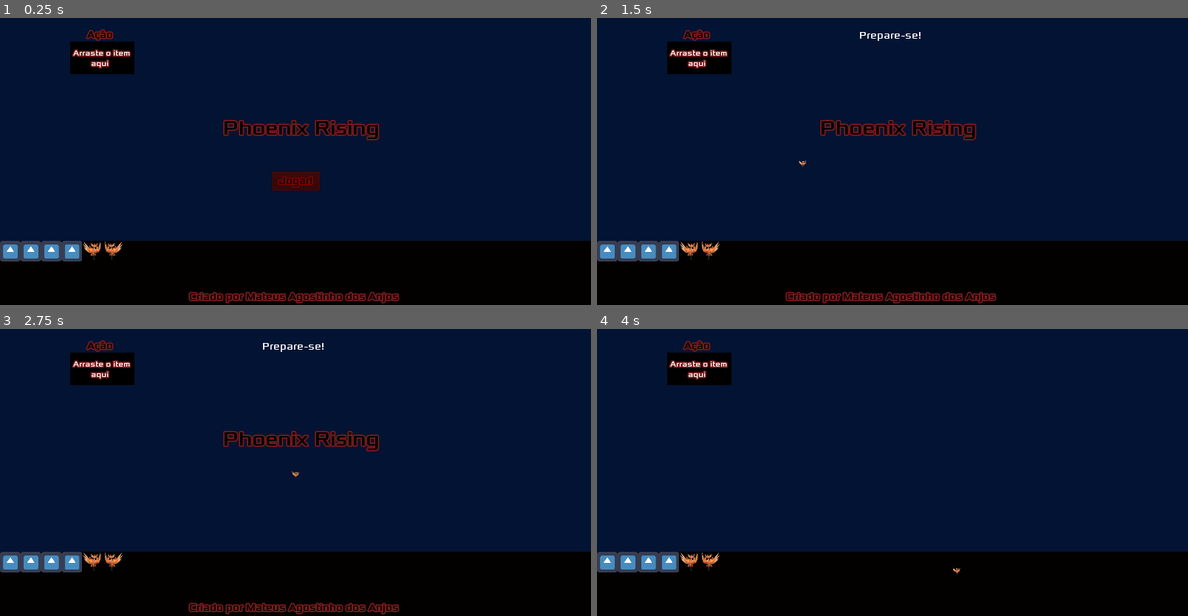
Above: before the commit, frames 1-4 (two rows, left to right).
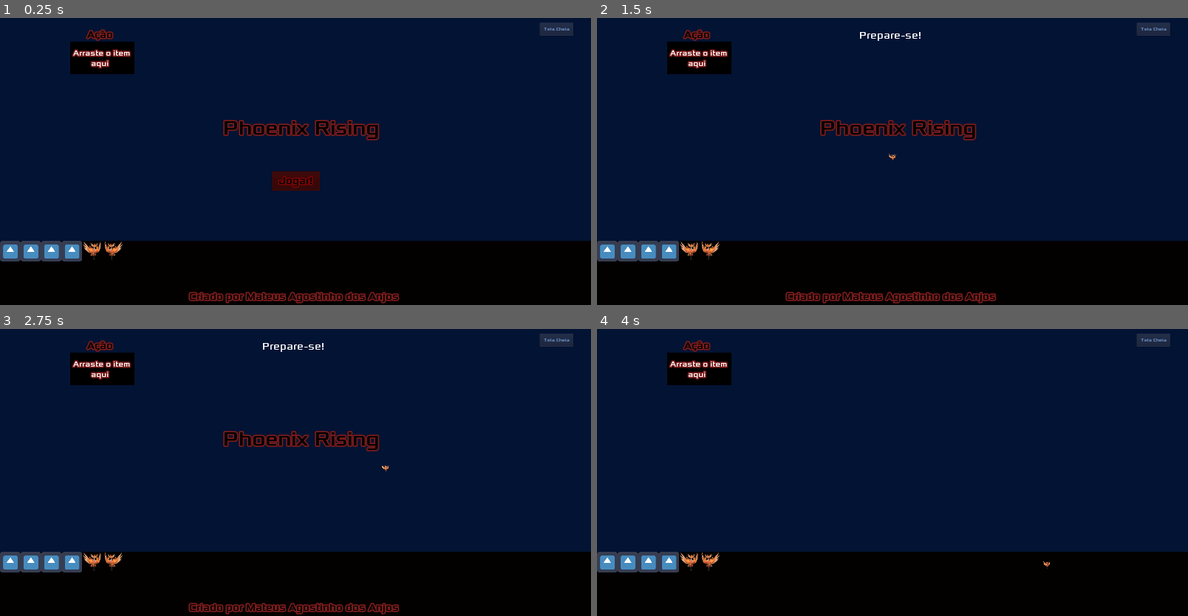
Above: after the commit, the same moments.

Repository: MateusdosAnjos/MAC0499
Game: Godot game, scene res://Main/Main.tscn
Two runs of this game, one before a commit and one after it. Both use one fixed random seed, a clock stepped at 60 frames per second and the inputs below. The project has no main scene, so this scene is started directly.
Inputs (mouse positions are in pixels of both pictures, inside the frame that each line leads up to):
- Up to frame 1 (0.25 s): no input
- Up to frame 2 (1.5 s): click (1152, 29) at 0.5 s, where only the run after the commit has a clickable "Tela Cheia"; click "Jogar!" at 1.25 s
- Up to frame 3 (2.75 s): tap Enter at 2 s; move the mouse to (425, 452) at 2.02 s; hold Right (ui_right) from 2.03 s (still down); click (425, 452) at 2.1 s
- Up to frame 4 (4 s): move the mouse to (774, 483) at 2.77 s; release Right (ui_right) at 2.78 s; hold Down (ui_down) 2.78-3.53 s; click (774, 483) at 2.85 s; move the mouse to (951, 403) at 3.52 s; hold Right (ui_right) from 3.53 s (still down); click (951, 403) at 3.6 s

The runs differ from the first frame. In frame 1, 0.3% of the frame differs, in the area x 91-97%, y 1-7%; in frame 2, 0.3%, in the area x 34-97%, y 1-53%; in frame 3, 0.3%; in frame 4, 0.3%.

Commit message:
Adicionado botão de Tela Cheia

Diff:
--- a/Phoenix Rising/Main/Main.gd
+++ b/Phoenix Rising/Main/Main.gd
@@ -14,3 +14,7 @@
 
 func _on_HUD_start_game():
     new_game()
+
+
+func _on_FullScreen_pressed():
+    OS.window_fullscreen = !OS.window_fullscreen
--- a/Phoenix Rising/Main/Main.tscn
+++ b/Phoenix Rising/Main/Main.tscn
@@ -1,15 +1,19 @@
-[gd_scene load_steps=5 format=2]
+[gd_scene load_steps=7 format=2]
 
 [ext_resource path="res://Main/Main.gd" type="Script" id=1]
 [ext_resource path="res://HUD/HUD.tscn" type="PackedScene" id=2]
 [ext_resource path="res://itensDoJogo/Invertory.tscn" type="PackedScene" id=3]
-[ext_resource path="res://Phoenix/Phoenix.tscn" type="PackedScene" id=4]
+[ext_resource path="res://acessorios/fonts/Xolonium-Regular.ttf" type="DynamicFontData" id=4]
+[ext_resource path="res://Phoenix/Phoenix.tscn" type="PackedScene" id=5]
+
+[sub_resource type="DynamicFont" id=1]
+font_data = ExtResource( 4 )
 
 [node name="Main" type="Node"]
 script = ExtResource( 1 )
 
 [node name="StartPosition" type="Position2D" parent="."]
-position = Vector2( 640, 480 )
+position = Vector2( 920, 460 )
 
 [node name="ColorRect" type="ColorRect" parent="."]
 anchor_right = 1.0
@@ -20,5 +24,15 @@
 
 [node name="Invertory" parent="." instance=ExtResource( 3 )]
 
-[node name="Phoenix" parent="." instance=ExtResource( 4 )]
+[node name="FullScreen" type="Button" parent="."]
+modulate = Color( 0.541176, 0.733333, 1, 1 )
+margin_left = 1680.0
+margin_top = 40.0
+margin_right = 1785.0
+margin_bottom = 80.0
+custom_fonts/font = SubResource( 1 )
+text = "Tela Cheia"
+
+[node name="Phoenix" parent="." instance=ExtResource( 5 )]
 [connection signal="start_game" from="HUD" to="." method="_on_HUD_start_game"]
+[connection signal="pressed" from="FullScreen" to="." method="_on_FullScreen_pressed"]
Not shown: 1 places in Phoenix Rising/itensDoJogo/Invertory.tscn that only renumber resources
